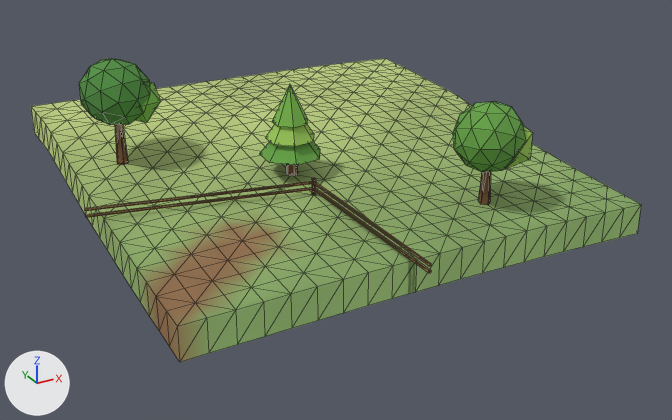
The glTF model client/public/models/chunks/1_-2.glb: old version first, new version second.
One viewpoint serves both versions: a 50 mm camera at (18.2, -7.1, 23.3) aimed at (44.9, 41.4, -1.0). Arrows for +X, +Y and +Z are at lower left; the lights stay in place. The first picture is the older version. Mesh edges are drawn as thin lines. Vertices at exactly the same position are counted once.

In view in the first picture: 'scenery', 'terrain'.
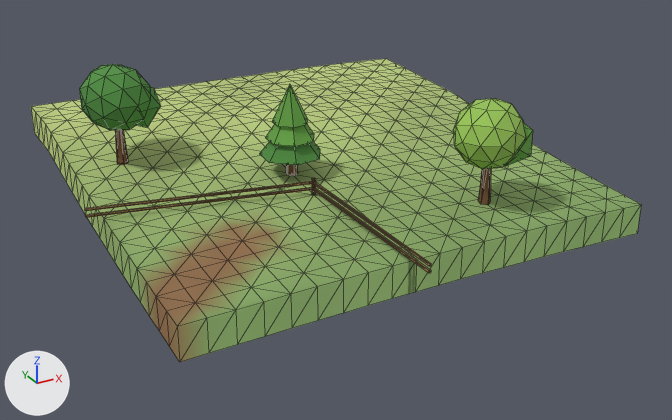
Diff of the bpy script that builds the scene:
```diff
--- a/client/public/models/chunks/1_-2.glb.py
+++ b/client/public/models/chunks/1_-2.glb.py
@@ me_scenery @@
 # used by ob_scenery; location = (0.0, 0.0, 0.0)
 # before: 40 (33.0, 47.8, 6.0), 42 (33.2, 47.9, 6.0), 44 (33.1, 48.2, 6.0), 46 (32.9, 48.2, 6.0), 48 (32.8, 47.9, 6.0)
 # before: 50 (33.0, 48.0, 6.0)
-me_scenery.from_pydata(...)  # 211 vertices, 362 faces; spans x 29.0..53.7, y 28.0..50.3, z 1.0..9.0
+me_scenery.from_pydata(...)  # 211 vertices, 362 faces; spans x 29.0..53.7, y 28.0..50.3, z 1.0..8.7
+# me_scenery part 1: the loose piece of 42 vertices spanning x 30.9..35.1, y 45.7..50.3, z 4.8..9.0 is moved by (0.0, 0.0, -0.4)
+# me_scenery part 2: the loose piece of 12 vertices spanning x 33.0..35.4, y 46.0..49.0, z 5.1..7.7 is moved by (0.0, 0.0, -0.3)
+# me_scenery part 3: the loose piece of 42 vertices spanning x 48.7..53.3, y 31.8..36.2, z 3.2..7.4 is moved by (0.0, 0.0, 0.2)
+# me_scenery part 4: the loose piece of 12 vertices spanning x 50.7..53.7, y 32.0..35.0, z 3.5..6.1 is moved by (0.0, 0.0, 0.2)
+# me_scenery part 5
+for i in [40, 42, 44, 46, 48, 50]: me_scenery.vertices[i].co += Vector((0.0, 0.0, -0.3))
+# me_scenery part 6: 236 faces centred in x 31.0..53.3, y 31.9..50.2, z 3.2..8.8 are repainted in the vertex colours; the middle colour goes from green #66a247 to green #64a046
+# other edits to the shape of me_scenery do not show in these pictures
 me_scenery.materials.append(mat_opaque_matte_vertex_colors)
```

What differs and where, as boxes [x1, y1, x2, y2] in the pictures (672 x 420 px; the box of a moved part takes in the faces that stretch with it):
'scenery', reshaped, recoloured
    before: [79, 58, 533, 273]
    after: [79, 64, 533, 273]
part 1 of me_scenery, moved or reshaped
    before: [79, 58, 150, 125]
    after: [79, 64, 150, 130]
part 2 of me_scenery, moved or reshaped
    before: [135, 82, 160, 123]
    after: [137, 87, 161, 127]
part 3 of me_scenery, moved or reshaped
    before: [453, 101, 525, 172]
    after: [453, 98, 526, 169]
part 4 of me_scenery, moved or reshaped
    before: [505, 126, 533, 169]
    after: [505, 123, 533, 166]
part 5 of me_scenery, moved or reshaped
    before: [115, 124, 128, 164]
    after: [115, 130, 128, 164]
part 6 of me_scenery, recoloured
    both: [79, 64, 533, 169]
